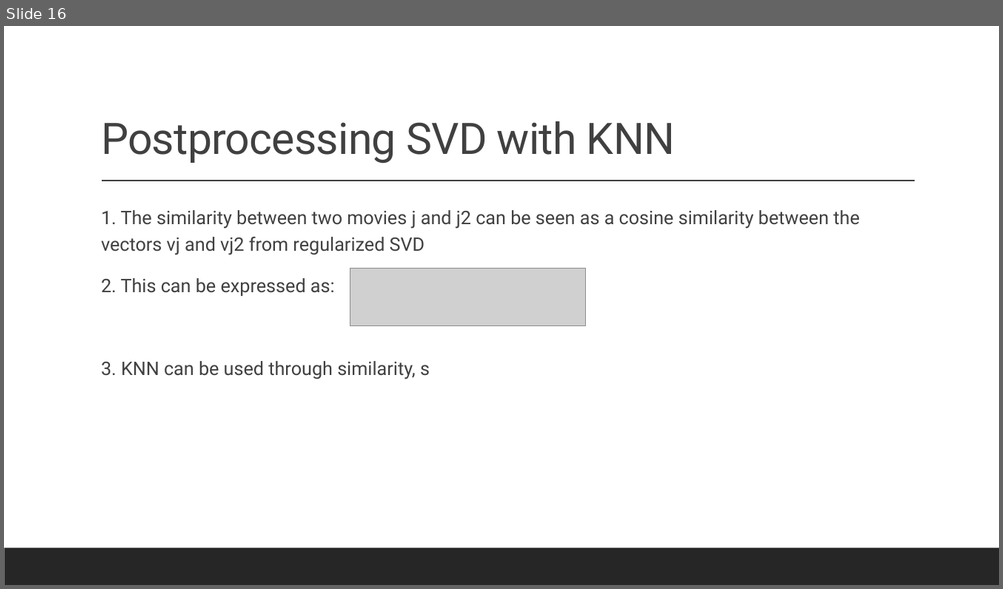
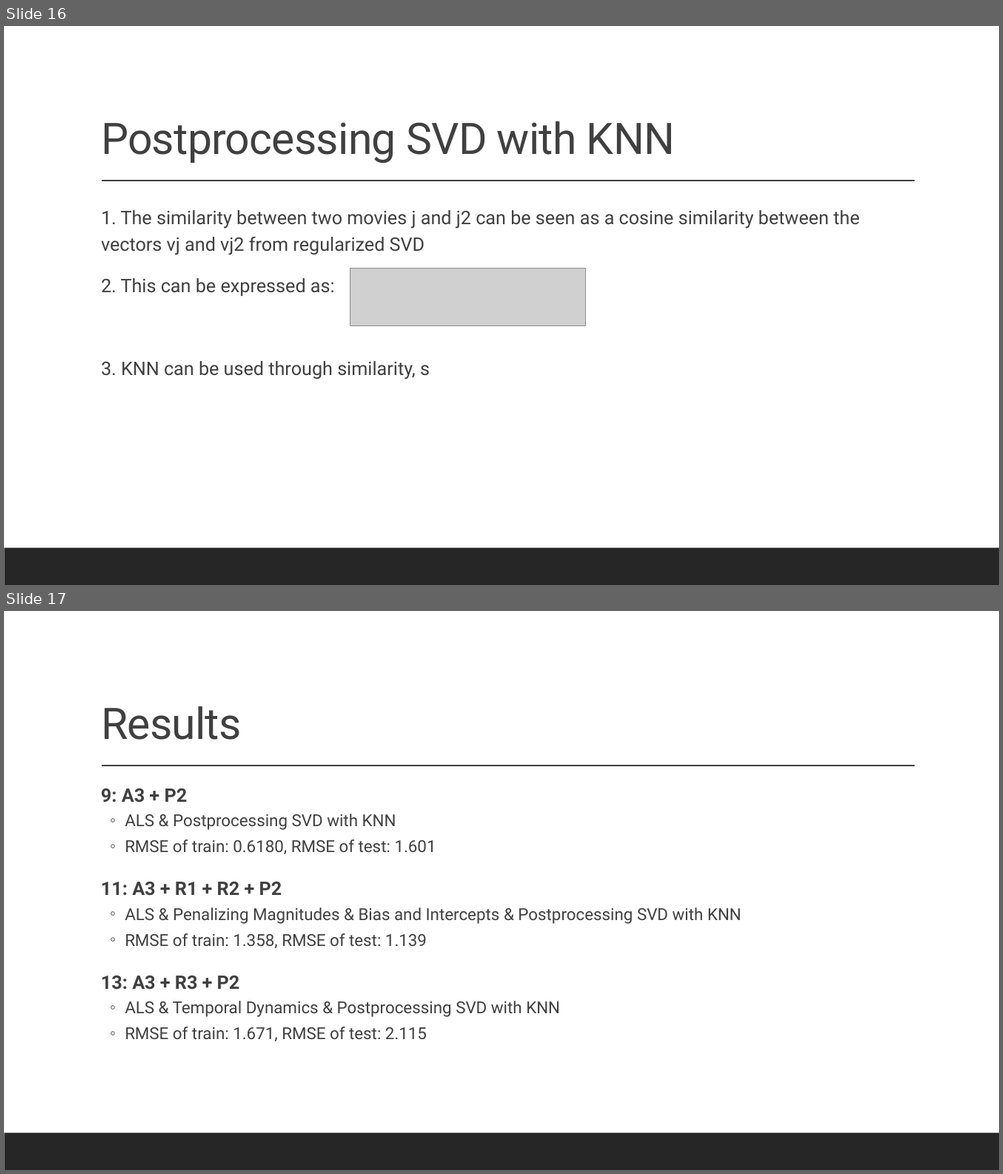
Before and after one commit to TZstatsADS/fall2019-project4-sec1-grp2, a slide deck: proj4.pptx. Shown one above the other, each under a label of ours: slide 16 before the commit, slides 16 and 17 after it. The pictures are 1003x589 and 1003x1174 pixels, drawn with LibreOffice and Linux fonts; fonts in the diff are those of the drawing; grey boxes stand for pictures. Boxes give left, top, right and bottom in pixels: in the first picture for what was removed or moved away, otherwise in the second. Text is boxed around its words. In the diff, an @@ line names an element or a change of style, - is before the commit and + after.

```diff
--- a/proj4.pptx
+++ b/proj4.pptx
@@ slide 17 added at <box>4,611,999,1170</box>, background #FFFFFF; not listed: 2 template elements that a slide beside it also shows @@
@@ title added at <box>101,706,242,740</box>, 42 pt, text #404040 @@
+Results
@@ text added at <box>101,789,741,1042</box>, 16 pt, text #404040 @@
+  9: A3 + P2
+  ◦ ALS & Postprocessing SVD with KNN
+  ◦ RMSE of train: 0.6180, RMSE of test: 1.601
+  11: A3 + R1 + R2 + P2
+  ◦ ALS & Penalizing Magnitudes & Bias and Intercepts & Postprocessing SVD with KNN
+  ◦ RMSE of train: 1.358, RMSE of test: 1.139
+  13: A3 + R3 + P2
+  ◦ ALS & Temporal Dynamics & Postprocessing SVD with KNN
+  ◦ RMSE of train: 1.671, RMSE of test: 2.115
```
Also in this commit, not shown: 1 other slide added.
